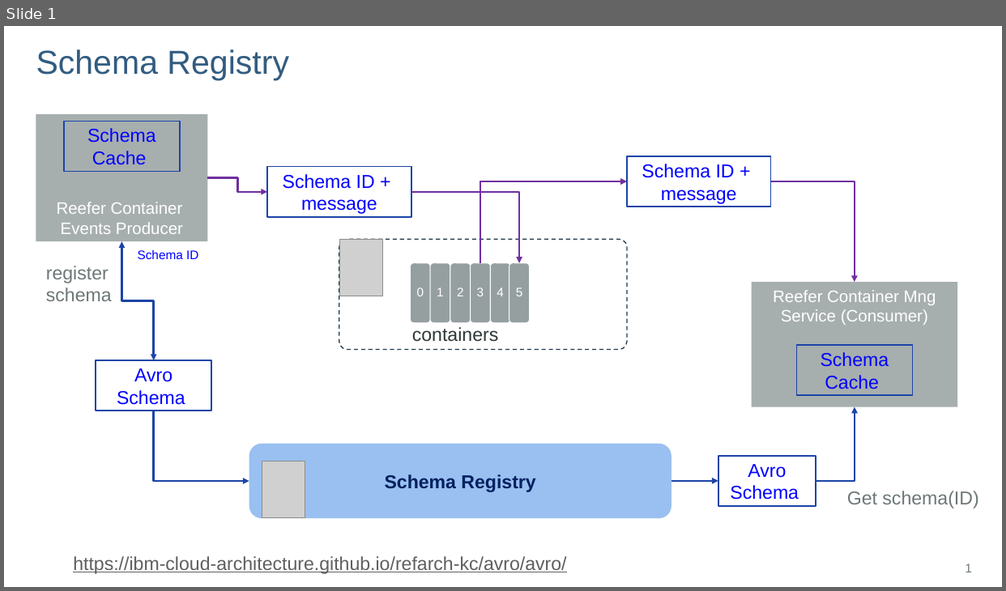
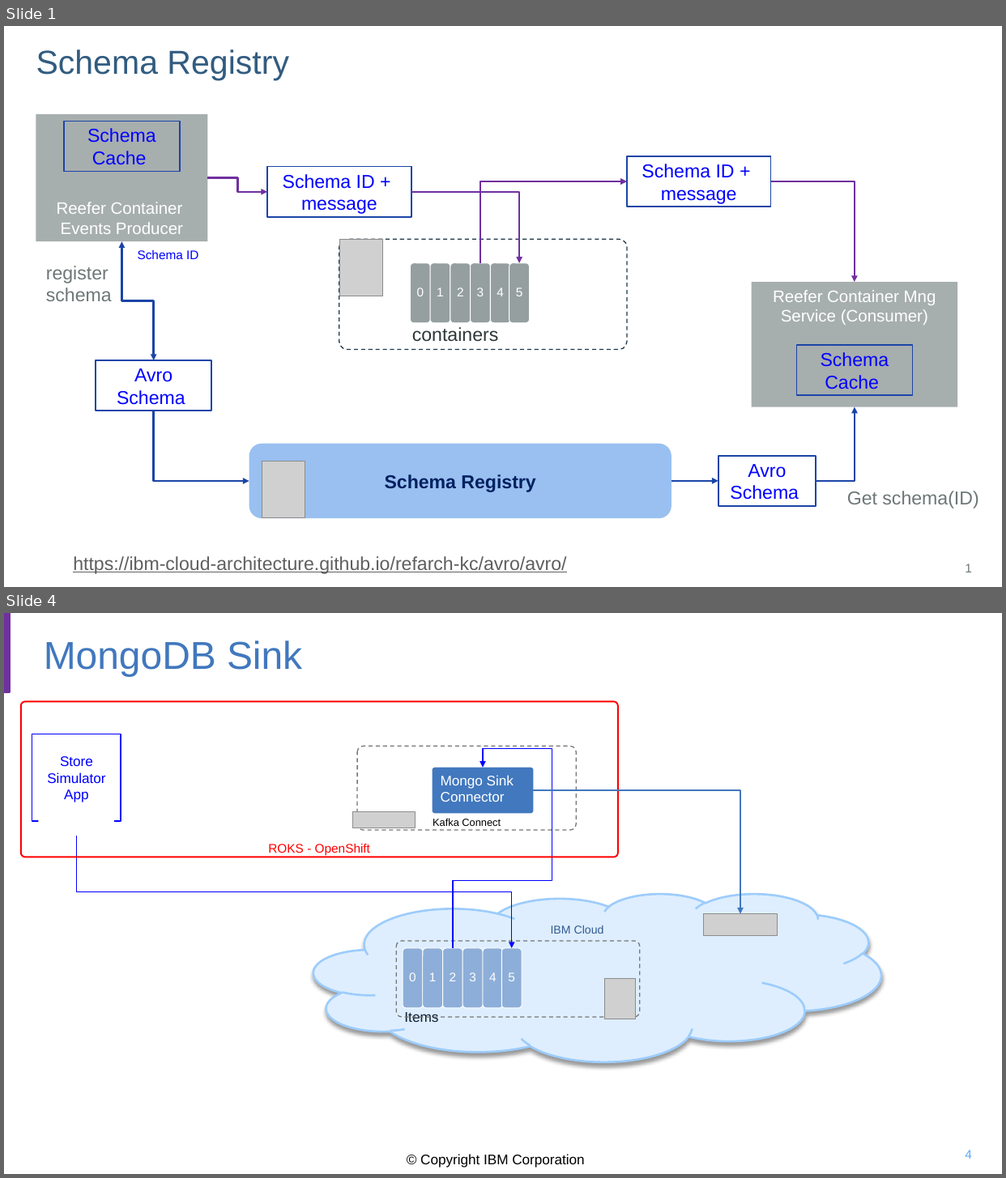
Before and after one commit to jbcodeforce/eda-lab-mongodb, a slide deck: docs/Diagrams.pptx. Shown one above the other, each under a label of ours: slide 1 before the commit, slides 1 and 4 after it; the slides between them are not shown. The pictures are 1006x591 and 1006x1178 pixels, drawn with LibreOffice and Linux fonts; fonts in the diff are those of the drawing; grey boxes stand for pictures; background and template pictures are left out. Boxes give left, top, right and bottom in pixels: in the first picture for what was removed or moved away, otherwise in the second. Text is boxed around its words. In the diff, an @@ line names an element or a change of style, - is before the commit and + after.

```diff
--- a/docs/Diagrams.pptx
+++ b/docs/Diagrams.pptx
@@ slide 4 added at [4, 613, 1002, 1174], background #FFFFFF @@
@@ rectangle added at [4, 613, 10, 692], fill #7030A0, outline #7030A0 2 pt @@
@@ title added at [44, 641, 302, 677], 37.3 pt, text #4178BE @@
+MongoDB Sink
@@ rounded rectangle added at [21, 701, 619, 857], outline #FF0000 1.5 pt, 12 pt, text #FF0000 @@
+ROKS - OpenShift
@@ rectangle added at [32, 735, 121, 822], outline #0000FF 1 pt, 13.3 pt, text #0000FF @@
+Store Simulator
+App
@@ rounded rectangle added at [357, 747, 576, 830], outline #777677 1 pt dashed, 10 pt, text #000000 @@
+Kafka Connect
@@ elbow arrow added from (454, 948) to (484, 767), #0000FF 1 pt @@
@@ rounded rectangle added at [432, 767, 533, 813], fill #4178BE, 13.3 pt, text #FFFFFF @@
+Mongo Sink Connector
@@ rectangle added at [149, 794, 229, 811], fill #FFFFFF @@
@@ elbow arrow added from (533, 790) to (740, 914), #4178BE 2 pt @@
@@ rectangle added at [39, 811, 114, 836], fill #FFFFFF @@
@@ picture added at [353, 812, 415, 828] @@
@@ elbow arrow added from (77, 836) to (512, 948), #0000FF 1 pt @@
@@ cloud added at [314, 894, 881, 1063], fill #DEEEFE, outline #9CCCFC 2 pt, 11 pt, text #315A8E @@
+IBM Cloud
@@ picture added at [704, 914, 778, 936] @@
@@ rounded rectangle added at [396, 941, 640, 1017], outline #777677 1 pt dashed @@
@@ rounded rectangle added at [403, 948, 424, 1008], fill #8DAED8, outline #FFFFFF 0.75 pt, 12 pt, text #FFFFFF @@
+0
@@ rounded rectangle added at [423, 948, 443, 1008], fill #8DAED8, outline #FFFFFF 0.75 pt, 12 pt, text #FFFFFF @@
+1
@@ rounded rectangle added at [443, 948, 463, 1008], fill #8DAED8, outline #FFFFFF 0.75 pt, 12 pt, text #FFFFFF @@
+2
@@ rounded rectangle added at [463, 948, 484, 1008], fill #8DAED8, outline #FFFFFF 0.75 pt, 12 pt, text #FFFFFF @@
+3
@@ rounded rectangle added at [484, 948, 503, 1008], fill #8DAED8, outline #FFFFFF 0.75 pt, 12 pt, text #FFFFFF @@
+4
@@ rounded rectangle added at [502, 948, 522, 1008], fill #8DAED8, outline #FFFFFF 0.75 pt, 12 pt, text #FFFFFF @@
+5
@@ picture added at [604, 978, 635, 1020] @@
@@ text added at [404, 1012, 438, 1022], 13.5 pt, text #101E30 @@
+Items
@@ text added at [420, 1154, 584, 1168], 13.3 pt, text #000000 @@
+© Copyright IBM Corporation
@@ page number added at [965, 1150, 972, 1159], 12 pt, text #5AAAFA @@
+4
```
Also in this commit, not shown: 1 slide changed, 1 other slide added, 3 other files.
